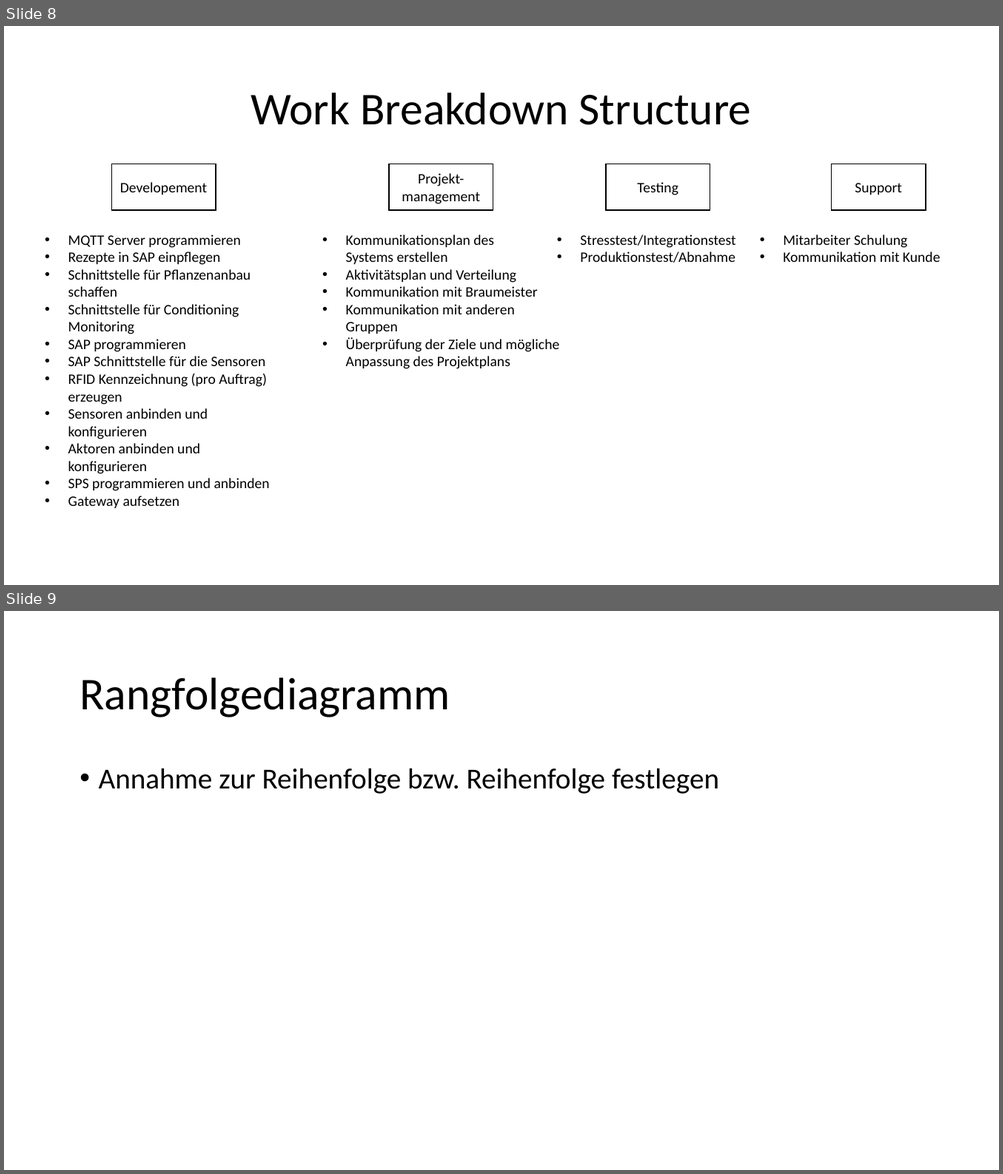
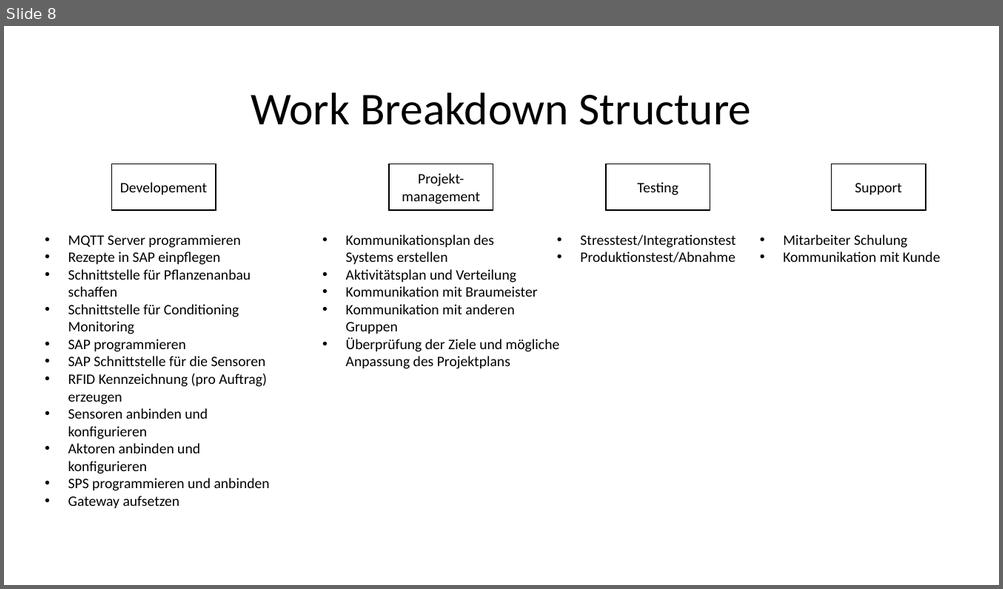
Before and after one commit to albae3333/DigitaleFabrik, a slide deck: Präsentation/Präsentation_Entwurf.pptx. Shown one above the other, each under a label of ours: slides 8 and 9 before the commit, slide 8 after it. The pictures are 1003x1174 and 1003x589 pixels, drawn with LibreOffice and Linux fonts; fonts in the diff are those of the drawing. Boxes give left, top, right and bottom in pixels: in the first picture for what was removed or moved away, otherwise in the second. Text is boxed around its words. In the diff, an @@ line names an element or a change of style, - is before the commit and + after.

```diff
--- a/Präsentation/Präsentation_Entwurf.pptx
+++ b/Präsentation/Präsentation_Entwurf.pptx
@@ slide 9 removed at [4,611,999,1170], background #FFFFFF @@
@@ title removed at [79,678,449,718] @@
-Rangfolgediagramm
@@ text removed at [99,768,719,794] @@
-• Annahme zur Reihenfolge bzw. Reihenfolge festlegen
```
Also in this commit, not shown: 2 slides changed, 3 slides added, 2 other slides removed, 1 other file.
